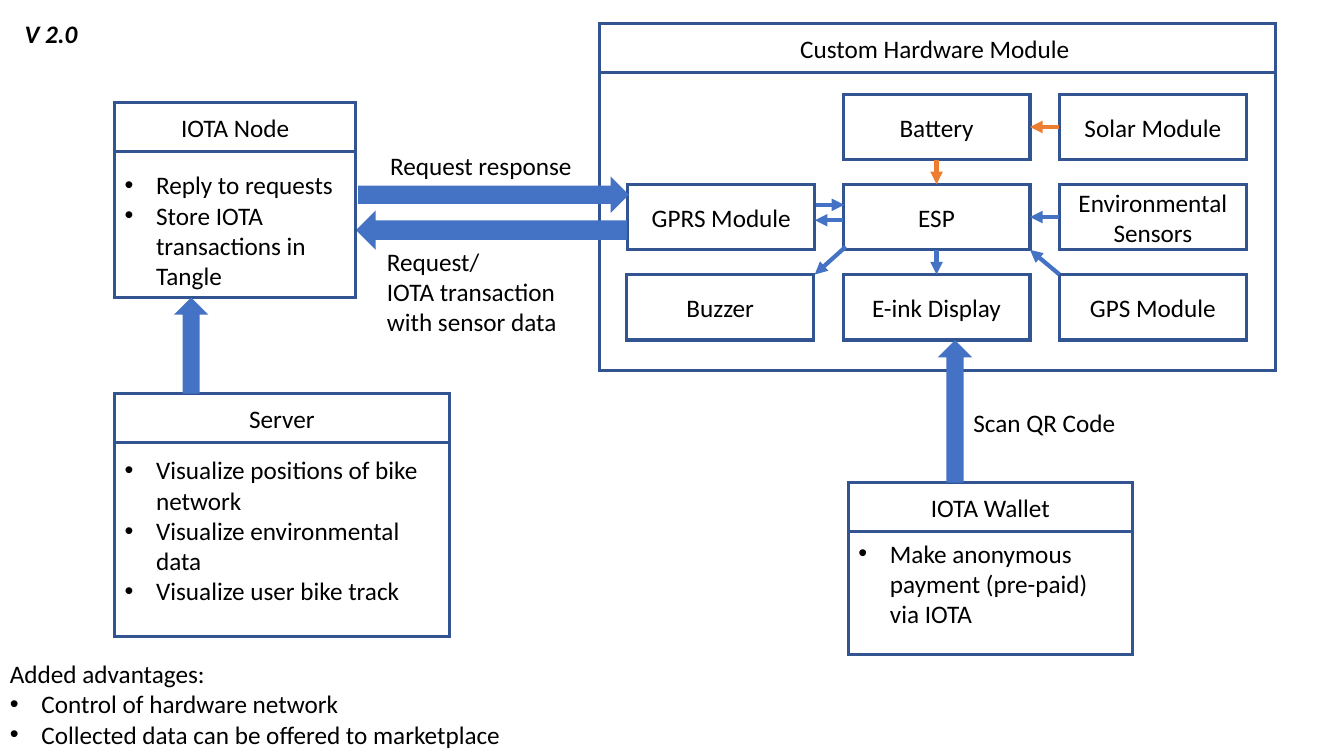
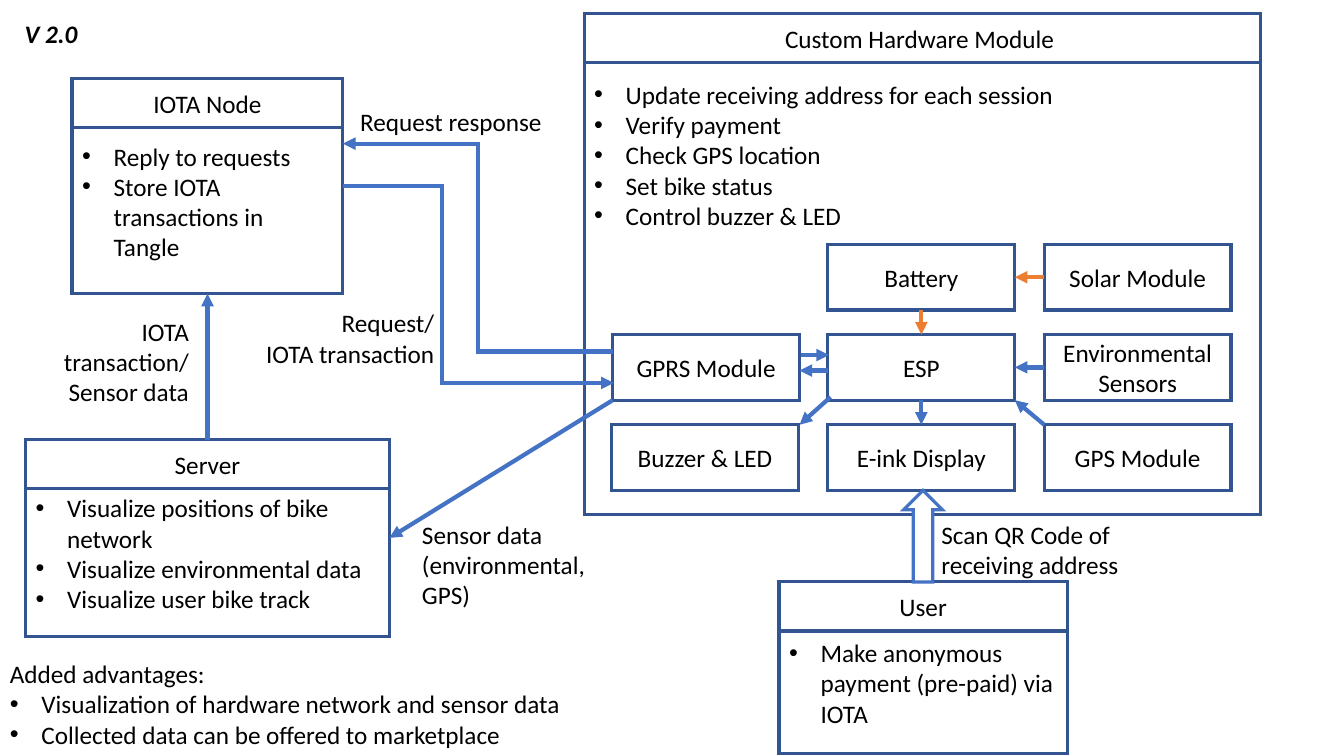
Before and after one commit to yenthusiastic/arp_b, a slide deck: slide 2 of misc/Concept.pptx. Drawn at 1344x756 pixels with LibreOffice and Linux fonts; fonts in the diff are those of the drawing. Boxes give left, top, right and bottom in pixels: in the first picture for what was removed or moved away, otherwise in the second. Text is boxed around its words. In the diff, an @@ line names an element or a change of style, - is before the commit and + after.

```diff
--- a/misc/Concept.pptx
+++ b/misc/Concept.pptx
@@ rectangle "Custom Hardware Module": place and size @@
-rectangle "Custom Hardware Module" at [600,23,1276,73]
+rectangle "Custom Hardware Module" at [585,14,1261,64]
@@ rectangle added at [585,14,1261,515], outline #325491 2.25 pt, 18 pt, text #000000 @@
+• Update receiving address for each session
+• Verify payment
+• Check GPS location
+• Set bike status
+• Control buzzer & LED
@@ rectangle removed at [600,23,1276,371] @@
@@ rectangle "Reply to requests": place and size @@
-rectangle "Reply to requests" at [115,103,357,297]
+rectangle "Reply to requests" at [73,79,344,293]
@@ rectangle "IOTA Node": place and size @@
-rectangle "IOTA Node" at [115,103,357,152]
+rectangle "IOTA Node" at [73,79,344,128]
@@ text "Request response": place and size @@
-text "Request response" at [390,158,571,179]
+text "Request response" at [360,114,542,135]
@@ elbow arrow added from (613, 352) to (343, 143), #4472C4 3 pt @@
@@ right arrow removed at [358,176,629,213] @@
@@ elbow arrow added from (343, 187) to (614, 383), #4472C4 3 pt @@
@@ right arrow removed at [356,211,627,250] @@
@@ right arrow removed at [174,297,209,394] @@
@@ arrow added from (208, 440) to (208, 293), #4472C4 3 pt @@
@@ text at [64,324,189,402]: text changed @@
-Request/
-IOTA transaction with sensor data
+IOTA transaction/Sensor data
@@ text added at [266,314,434,364], 18 pt, text #000000 @@
+Request/
+IOTA transaction
@@ arrow moved from (843, 221) - (815, 221) to (829, 355) - (801, 355) @@
@@ arrow (829, 355) - (801, 355): arrowheads changed @@
@@ right arrow removed at [938,340,972,482] @@
@@ arrow moved from (844, 205) - (816, 205) to (828, 371) - (800, 371) @@
@@ arrow (828, 371) - (800, 371): arrowheads changed @@
@@ arrow added from (613, 400) to (389, 538), #4472C4 3 pt @@
@@ rectangle "Visualize positions of bike network": place and size @@
-rectangle "Visualize positions of bike network" at [115,394,450,637]
+rectangle "Visualize positions of bike network" at [25,440,389,636]
@@ rectangle "Server": place and size @@
-rectangle "Server" at [115,394,450,444]
+rectangle "Server" at [25,440,389,489]
@@ 8 rectangles, 6 arrows: place and size @@
-8 rectangles, 6 arrows at [627,94,1246,340]
+8 rectangles, 6 arrows at [612,245,1231,490]
@@ text in rectangle at [638,450,772,467]: text changed @@
-Buzzer
+Buzzer & LED
@@ rectangle removed at [849,483,1133,532] @@
-IOTA Wallet
@@ right arrow added at [903,491,943,583], fill #FFFFFF, outline #4472C4 2.25 pt @@
@@ text added at [422,526,585,608], 18 pt, text #000000 @@
+Sensor data
+(environmental, GPS)
@@ text at [941,526,1118,581]: text changed @@
-Scan QR Code
+Scan QR Code of receiving address
@@ rectangle "Make anonymous payment (pre-paid) via ...": place and size @@
-rectangle "Make anonymous payment (pre-paid) via ..." at [849,483,1133,654]
+rectangle "Make anonymous payment (pre-paid) via ..." at [779,582,1068,753]
@@ rectangle added at [779,582,1068,631], outline #325491 2.25 pt, 18 pt, text #000000 @@
+User
@@ text at [41,695,559,714]: text changed @@
-• Control of hardware network
+• Visualization of hardware network and sensor data
```
Also in this commit, not shown: 1 other slide changed, 2 slides added, 1 slide removed.
